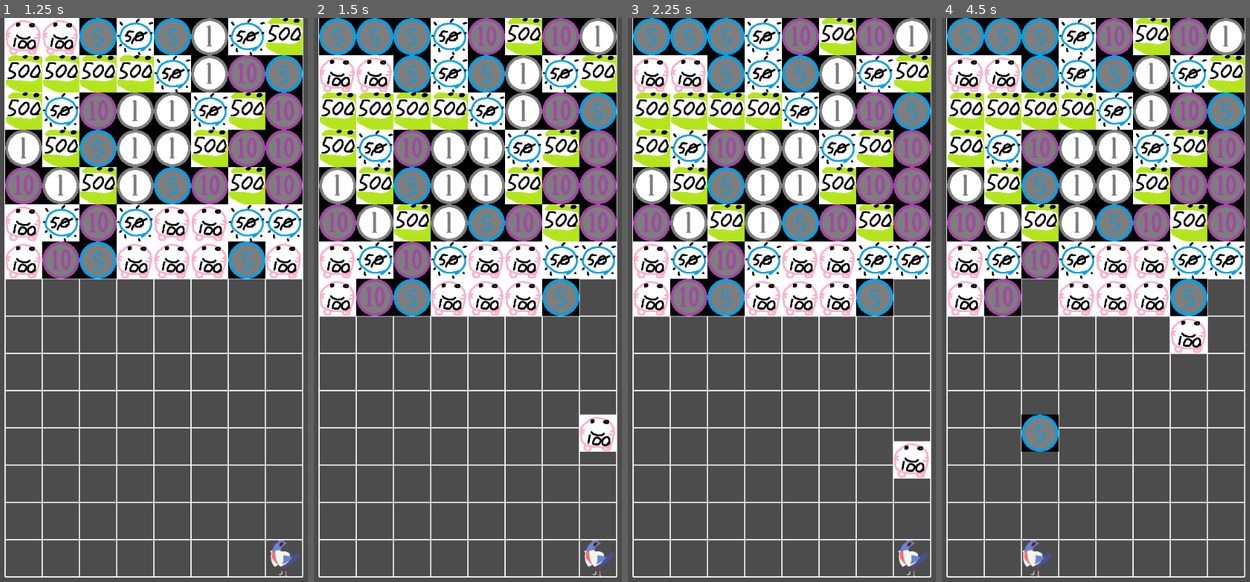
Above: before the commit, frames 1-4 (left to right).
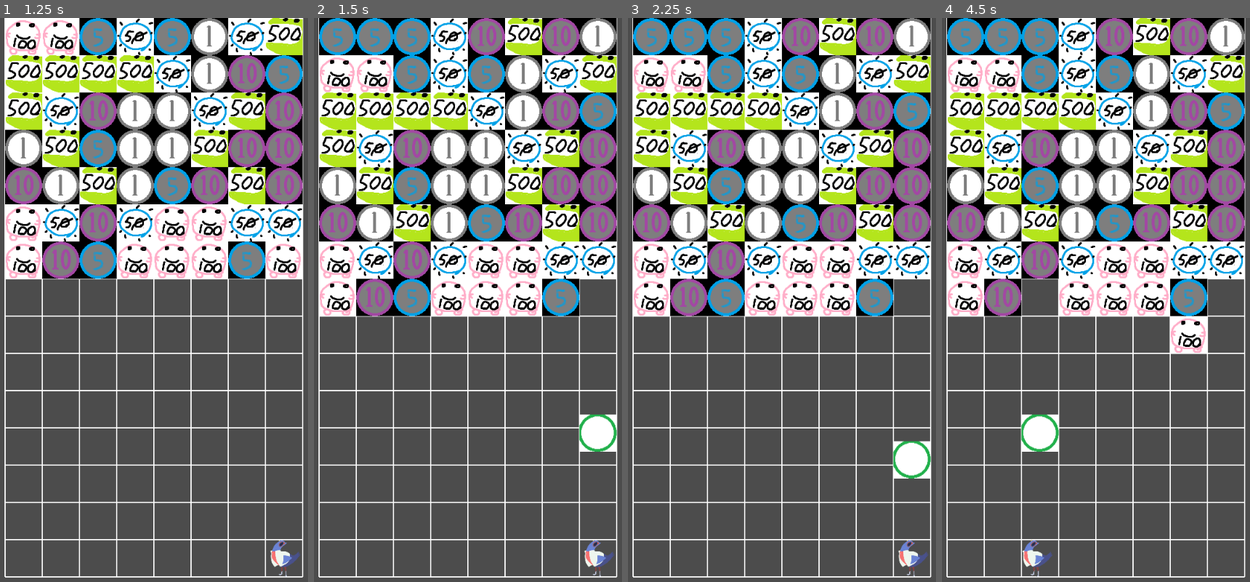
Above: after the commit, the same moments.

Repository: Alexzander-Stone/Money-Exchanger-Godot
Game: Godot game, scene res://Game.tscn
The game is run twice, just before and just after one commit, with the same random seed, the same clock (stepped at 60 frames per second) and the same inputs.
Inputs:
- Up to frame 1 (1.25 s): tap Enter at 0.5 s; hold Right (ui_right) from 0.53 s (still down); tap X (deselect_coin) at 0.6 s
- Up to frame 2 (1.5 s): tap Space at 1.25 s; release Right (ui_right) at 1.28 s; hold Down (ui_down) from 1.28 s (still down); tap Z (select_coin) at 1.35 s
- Up to frame 3 (2.25 s): tap Enter at 2 s; release Down (ui_down) at 2.03 s; hold Right (ui_right) from 2.03 s (still down); tap X (deselect_coin) at 2.1 s
- Up to frame 4 (4.5 s): tap Space at 2.75 s; release Right (ui_right) at 2.78 s; hold Up (ui_up) 2.78-3.53 s; tap Z (select_coin) at 2.85, 4.35 s; tap Enter at 3.5 s; hold Left (ui_left) from 3.53 s (still down); tap X (deselect_coin) at 3.6 s

Frame 1 is identical in both runs. In frame 2, 0.5% of the frame differs, in the area x 86-99%, y 70-77%; in frame 3, 0.4%; in frame 4, 0.8%, in the area x 25-38%, y 70-77%.

Commit message:
Testing Statemachines, initial design.

Diff:
--- a/Coin.gd
+++ b/Coin.gd
@@ -11,6 +11,9 @@
 var type
 var value
 
+# State Machine, Pushdown automata
+var current_state
+var current_sprite
 var is_moving = false
 var is_selected = false
 var grid_position = Vector2()
@@ -78,6 +81,7 @@
 	type = typ
 	value = val
 	$AnimatedSprite.animation = sprite
+	current_sprite = sprite
 
 # WorldPos is the location of the spawner coin, this coin will determine when all the coins are removed.
 func start_death(worldPos):
--- a/Coin.tscn
+++ b/Coin.tscn
@@ -1,16 +1,19 @@
-[gd_scene load_steps=13 format=2]
+[gd_scene load_steps=16 format=2]
 
 [ext_resource path="res://Coin.gd" type="Script" id=1]
 [ext_resource path="res://Five Hundred.png" type="Texture" id=2]
 [ext_resource path="res://Five.png" type="Texture" id=3]
-[ext_resource path="res://Hundred.png" type="Texture" id=4]
+[ext_resource path="res://Ten.png" type="Texture" id=4]
 [ext_resource path="res://combo1.png" type="Texture" id=5]
 [ext_resource path="res://combo2.png" type="Texture" id=6]
 [ext_resource path="res://combo3.png" type="Texture" id=7]
 [ext_resource path="res://combo4.png" type="Texture" id=8]
-[ext_resource path="res://Ten.png" type="Texture" id=9]
-[ext_resource path="res://One.png" type="Texture" id=10]
-[ext_resource path="res://Fifty.png" type="Texture" id=11]
+[ext_resource path="res://One.png" type="Texture" id=9]
+[ext_resource path="res://Fifty.png" type="Texture" id=10]
+[ext_resource path="res://Hundred.png" type="Texture" id=11]
+[ext_resource path="res://CoinStateMachine.gd" type="Script" id=12]
+[ext_resource path="res://Idle.gd" type="Script" id=13]
+[ext_resource path="res://Move.gd" type="Script" id=14]
 
 [sub_resource type="SpriteFrames" id=1]
 
@@ -27,7 +30,7 @@
 }, {
 "frames": [ ExtResource( 4 ) ],
 "loop": true,
-"name": "Hundred",
+"name": "Ten",
 "speed": 5.0
 }, {
 "frames": [ ExtResource( 5 ), ExtResource( 6 ), ExtResource( 7 ), ExtResource( 8 ), ExtResource( 7 ), ExtResource( 6 ) ],
@@ -37,19 +40,20 @@
 }, {
 "frames": [ ExtResource( 9 ) ],
 "loop": true,
-"name": "Ten",
+"name": "One",
 "speed": 5.0
 }, {
 "frames": [ ExtResource( 10 ) ],
 "loop": true,
-"name": "One",
+"name": "Fifty",
 "speed": 5.0
 }, {
 "frames": [ ExtResource( 11 ) ],
 "loop": true,
-"name": "Fifty",
+"name": "Hundred",
 "speed": 5.0
 } ]
+_sections_unfolded = [ "Resource" ]
 
 [node name="Coin" type="Node2D" index="0"]
 
@@ -63,3 +67,16 @@
 animation = "One"
 playing = true
 _sections_unfolded = [ "Transform" ]
+
+[node name="StateMachine" type="Node" parent="." index="1"]
+
+script = ExtResource( 12 )
+START_STATE = NodePath("Idle")
+
+[node name="Idle" type="Node" parent="StateMachine" index="0"]
+
+script = ExtResource( 13 )
+
+[node name="Move" type="Node" parent="StateMachine" index="1"]
+
+script = ExtResource( 14 )
--- /dev/null
+++ b/CoinStateMachine.gd
@@ -0,0 +1,17 @@
+extends "res://IStateMachine.gd"
+
+func _ready():
+	states_map = {
+		"idle": $Idle,
+		"move": $Move
+	}
+
+func _change_state(state_name):
+	# State machine interface
+	if not _active:
+		return
+	# Pushdown automata can be relevant here.
+	#
+
+	# Call the interface's method.
+	._change_state(state_name)
--- /dev/null
+++ b/IStateMachine.gd
@@ -0,0 +1,59 @@
+extends Node
+
+signal state_changed(current_state)
+
+export(NodePath) var START_STATE
+var states_map = {}
+
+var states_pushdown_stack = []
+var current_state = null
+# Auto defined setter and getter.
+var _active = false setget set_active
+
+func _ready():
+	for child in get_children():
+		child.connect("finished", self, "_change_state")
+	initialize(START_STATE)
+
+# Reinitialize data, useful since nodes are never removed so data isn't automatically
+# reset.
+func initialize(start_state):
+	set_active(true)
+	states_pushdown_stack.push_front(get_node(start_state))
+	current_state = states_pushdown_stack[0]
+	current_state.enter()
+
+func set_active(value):
+	_active = value
+	set_process_input(value)
+	if not _active:
+			states_pushdown_stack = []
+			current_state = null
+
+# Passes the inputs by the player to the current state (idle, move).
+func _input(event):
+	current_state.handle_input(event)
+
+func _process(delta):
+	current_state.update(delta)
+
+func _on_animation_finished(anim_name):
+	if not _active:
+		return
+	current_state._on_animation_finished(anim_name)
+
+func _change_state(state_name):
+	if not _active:
+		return
+	current_state.exit()
+
+	if state_name == "previous":
+		states_pushdown_stack.pop_front()
+	else:
+		states_pushdown_stack[0] = states_map[state_name]
+
+	current_state = states_pushdown_stack[0]
+	emit_signal("state_changed", current_state)
+
+	if state_name != "previous":
+		current_state.enter()
--- /dev/null
+++ b/Idle.gd
@@ -0,0 +1,15 @@
+extends "res://State.gd"
+
+# Initialize.
+func enter():
+	owner.get_node("AnimatedSprite").play(owner.current_sprite)
+
+func handle_input(event):
+	return .handle_input(event)
+
+# Check to see if the coin should be moving.
+# If so, change states.
+func update(delta):
+	if owner.grid_position != owner.position:
+		# Finished with current state, go to move state.
+		emit_signal("finished", "move")
--- /dev/null
+++ b/Move.gd
@@ -0,0 +1,15 @@
+extends "res://State.gd"
+
+# Initialize.
+func enter():
+	owner.get_node("AnimatedSprite").play("Combo")
+
+func handle_input(event):
+	return .handle_input(event)
+
+# Check to see if the coin should be moving.
+# If so, change states.
+func update(delta):
+	if owner.grid_position == owner.position:
+		# Finished with current state, go to move state.
+		emit_signal("finished", "idle")
--- /dev/null
+++ b/Row Spawner.tscn
@@ -0,0 +1,7 @@
+[gd_scene load_steps=2 format=2]
+
+[ext_resource path="res://Row Spawner.gd" type="Script" id=1]
+
+[node name="Row Spawner" type="Node2D" index="0"]
+
+script = ExtResource( 1 )
--- /dev/null
+++ b/State.gd
@@ -0,0 +1,20 @@
+extends Node
+
+signal finished(next_state_name)
+
+# Initialize.
+func enter():
+	return
+
+# Reset values.
+func exit():
+	return
+
+func handle_input(event):
+	return
+
+func update(delta):
+	return
+
+func _on_animation_finished(anim_name):
+	return
--- /dev/null
+++ b/StateMachine.gd
@@ -0,0 +1,15 @@
+extends Node
+
+# class member variables go here, for example:
+# var a = 2
+# var b = "textvar"
+
+func _ready():
+	# Called when the node is added to the scene for the first time.
+	# Initialization here
+	pass
+
+#func _process(delta):
+#	# Called every frame. Delta is time since last frame.
+#	# Update game logic here.
+#	pass
